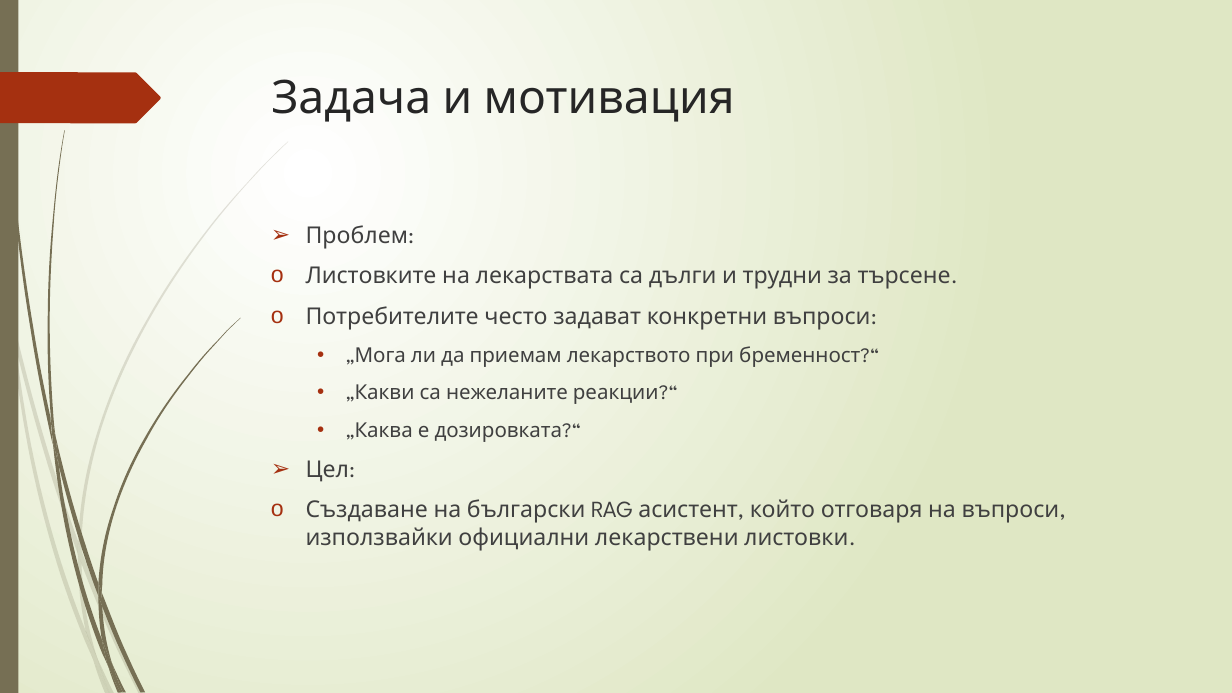
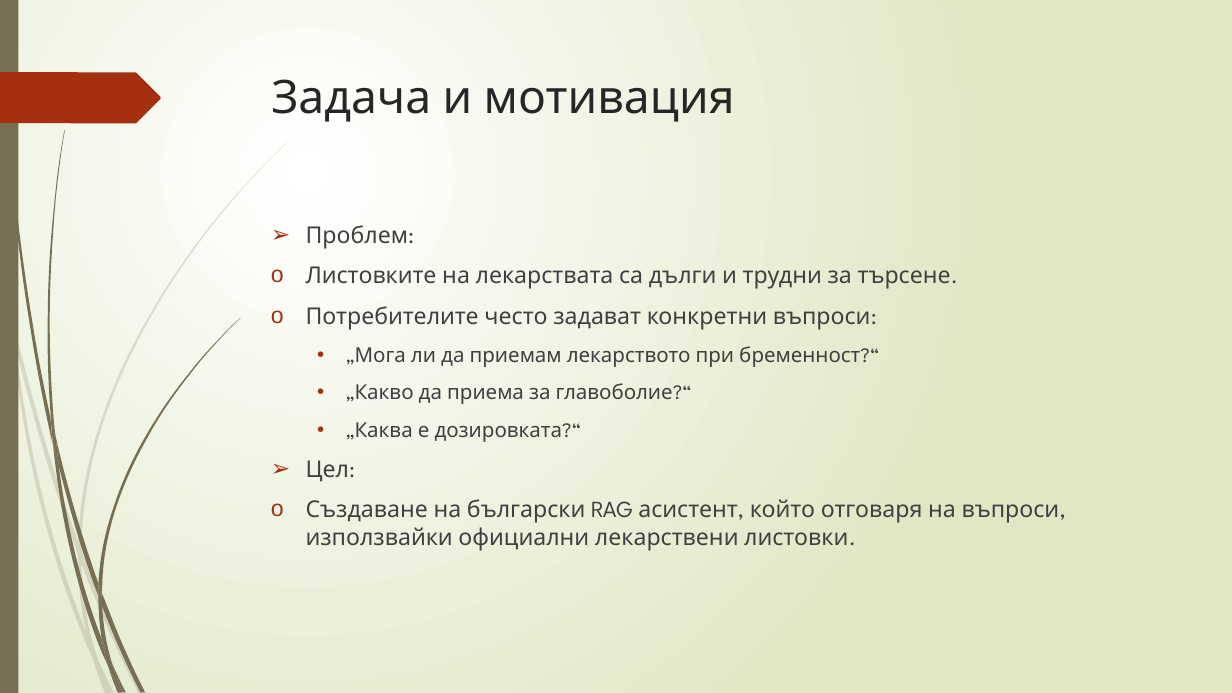
Before and after one commit to Samuil12/project_RAG, a slide deck: slide 2 of rag_presentation.pptx. Drawn at 1232x693 pixels with LibreOffice and Linux fonts; fonts in the diff are those of the drawing. Boxes give left, top, right and bottom in pixels: in the first picture for what was removed or moved away, otherwise in the second. Text is boxed around its words. In the diff, an @@ line names an element or a change of style, - is before the commit and + after.

```diff
--- a/rag_presentation.pptx
+++ b/rag_presentation.pptx
@@ text at box(355, 383, 673, 404): text changed @@
-  • „Какви са нежеланите реакции?“
+  • „Какво да приема за главоболие?“
```
Also in this commit, not shown: 5 other slides changed, 1 slide added, 2 slides removed.
